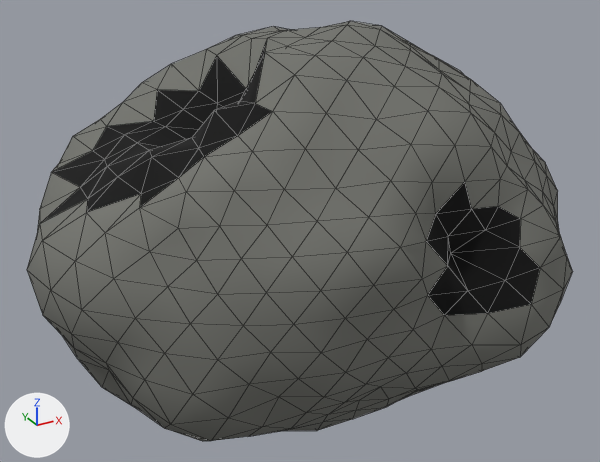
An edit to the glTF model assets/asteroids/asteroid_med_22.glb, drawn before and after from the same camera.
Both versions are drawn from a 50 mm lens placed at (-1.54, -2.65, 1.34), pointed at (-0.1, -0.03, 0.02). Arrows for +X, +Y and +Z are at lower left; the lights stay in place. The picture after the commit comes second. Mesh edges are drawn as thin lines. Vertices at exactly the same position are counted once.

Before the edit, the objects in view are built like this:
```python
me_icosphere = bpy.data.meshes.new('Icosphere')
me_icosphere.from_pydata(...)  # 642 vertices, 1280 faces; spans x -1.15..0.9, y -0.93..0.93, z -0.71..0.82
# faces by material slot: [1098, 182]
me_icosphere.materials.append(mat_rock_asteroid_med_22)  # grey #73746e
me_icosphere.materials.append(mat_crater_asteroid_med_22)  # black #000000
ob_asteroid_med_22 = bpy.data.objects.new('asteroid_med_22', me_icosphere)
ob_asteroid_med_22.location = (0.0, 0.0, 0.0)
```
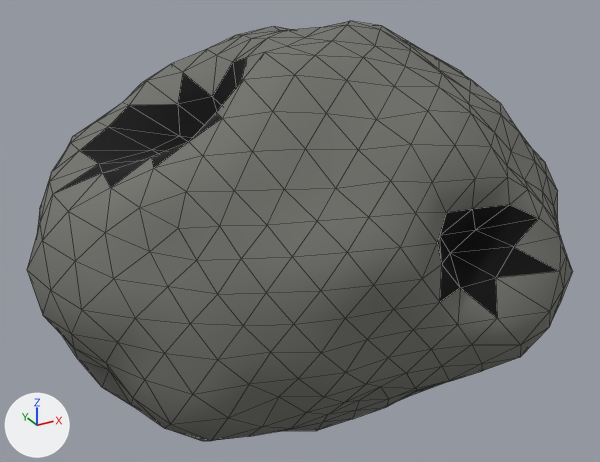
The change in detail:
me_icosphere is used by ob_asteroid_med_22; location (0.0, 0.0, 0.0).
me_icosphere had 642 vertices, 1280 faces and spanned x -1.15..0.9, y -0.93..0.93, z -0.71..0.82.
me_icosphere now has 642 vertices, 1280 faces and spans x -1.15..0.92, y -0.94..0.93, z -0.71..0.82.
me_icosphere part 1: 32 of 642 vertices moved; they spanned x -0.97..-0.27, y -0.44..0.35, z 0.32..0.63 and now span x -1.03..-0.32, y -0.45..0.37, z 0.35..0.74; mean shift (-0.03, 0.0, 0.02); largest move (-0.28, -0.06, 0.63) -> (-0.33, -0.08, 0.74).
me_icosphere part 2: 17 of 642 vertices moved; they spanned x -0.06..0.38, y -0.88..-0.7, z 0.0..0.41 and now span x -0.06..0.4, y -0.94..-0.67, z 0.0..0.43; mean shift (0.0, -0.02, 0.01); largest move (-0.06, -0.79, 0.09) -> (-0.06, -0.86, 0.09).
me_icosphere part 3: 61 faces spanning x -1.07..0.92, y -0.94..0.81, z -0.66..0.78 switch from mat_crater_asteroid_med_22 (black #000000) to mat_rock_asteroid_med_22 (grey #73746e).
Other edits to the shape of me_icosphere do not show in these pictures.

What differs and where, as boxes (x1, y1, x2, y2) in the pictures (600 x 462 px; the box of a moved part takes in the faces that stretch with it):
part 1 of me_icosphere, moved or reshaped
    both: (40, 38, 295, 261)
part 2 of me_icosphere, moved or reshaped
    both: (394, 145, 567, 349)
part 3 of me_icosphere, recoloured
    before: (41, 40, 540, 315)
    after: (40, 39, 560, 319)
